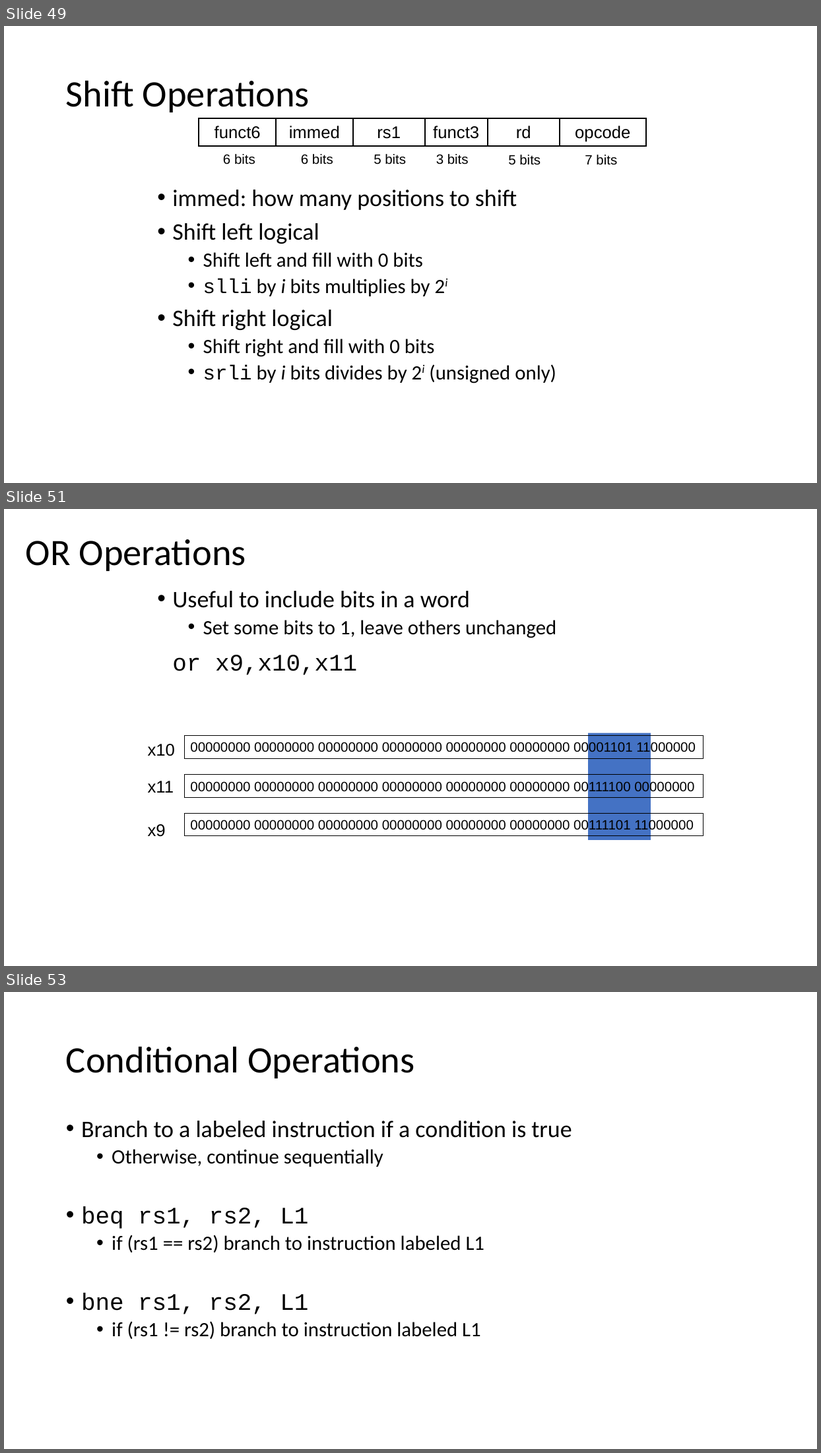
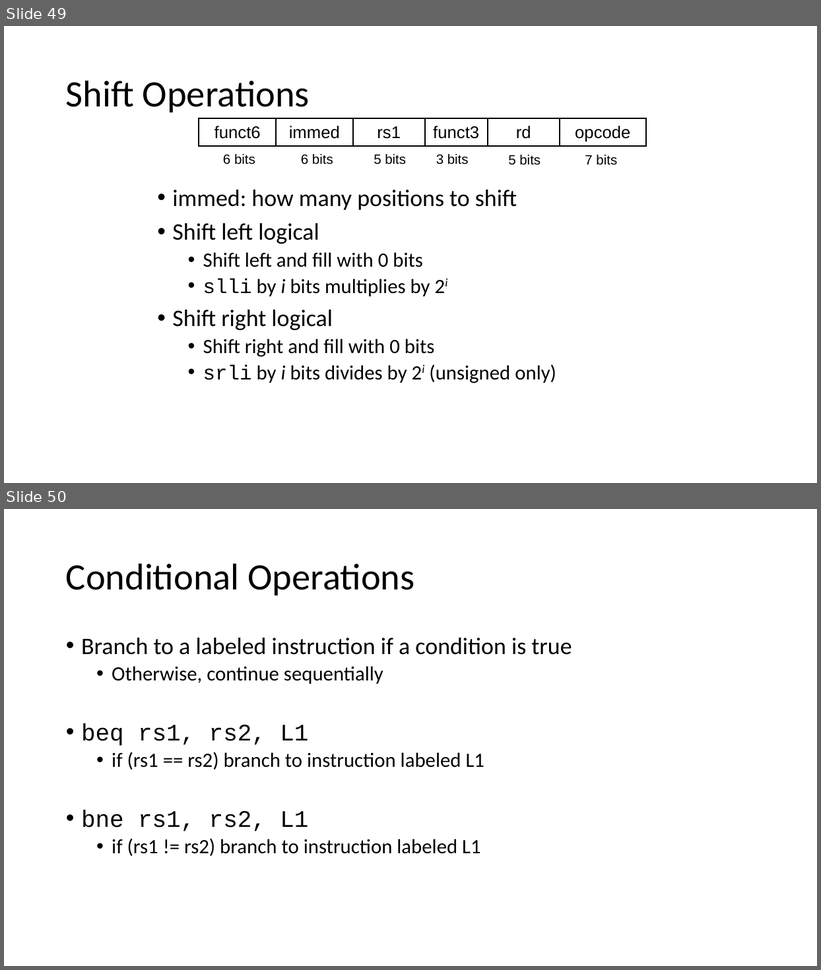
Before and after one commit to PG-DESD/CDAC_Sharing_Data, a slide deck: Microprocessor/TheoryLectures/RISC-V_Theory.pptx. Shown one above the other, each under a label of ours: slides 49, 51 and 53 before the commit, slides 49 and 50 after it; the slides between them are not shown. The pictures are 821x1453 and 821x970 pixels, drawn with LibreOffice and Linux fonts; fonts in the diff are those of the drawing. Boxes give left, top, right and bottom in pixels: in the first picture for what was removed or moved away, otherwise in the second. Text is boxed around its words. In the diff, an @@ line names an element or a change of style, - is before the commit and + after.

```diff
--- a/Microprocessor/TheoryLectures/RISC-V_Theory.pptx
+++ b/Microprocessor/TheoryLectures/RISC-V_Theory.pptx
@@ slide 51 removed at box(4, 509, 817, 966), background #FFFFFF @@
@@ title removed at box(26, 539, 246, 571) @@
-OR Operations
@@ text removed at box(172, 591, 556, 675) @@
-• Useful to include bits in a word
-  • Set some bits to 1, leave others unchanged
-or x9,x10,x11
@@ text removed at box(148, 744, 175, 757) @@
-x10
@@ rectangle removed at box(185, 736, 704, 758) @@
-00000000 00000000 00000000 00000000 00000000 00000000 00001101 11000000
@@ rectangle removed at box(588, 733, 651, 841) @@
@@ text removed at box(148, 781, 174, 793) @@
-x11
@@ rectangle removed at box(185, 775, 704, 797) @@
-00000000 00000000 00000000 00000000 00000000 00000000 00111100 00000000
@@ text removed at box(148, 824, 166, 837) @@
-x9
@@ rectangle removed at box(185, 814, 704, 836) @@
-00000000 00000000 00000000 00000000 00000000 00000000 00111101 11000000
@@ what was slide 53 is now slide 50 @@
```
Also in this commit, not shown: 24 slides changed, 3 other slides removed.
